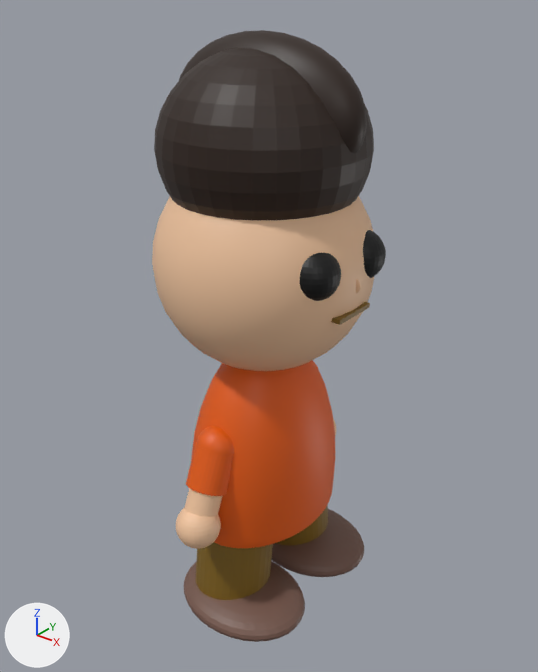
One commit to the glTF model frontend/assets/models/avatar/hair/hair_short.glb: the scene before it, then after it.
One viewpoint serves both versions: a 50 mm camera at (17.6, -21.7, 26.8) aimed at (0.1, 0.2, 13.2). The lights are fixed; the arrows at lower left show +X, +Y and +Z. The first picture is the older version. Where no turn or scale is listed for an object, it has been applied to the vertices.

The first picture shows 'body', 'hair', 'hair_short', 'head', 'left_arm', 'left_eye', 'left_hand', 'left_leg', 'left_shoe', 'left_shoulder', 'left_sleve', 'mouth', 'nose', 'right_eye', 'right_leg', 'right_shoe'.
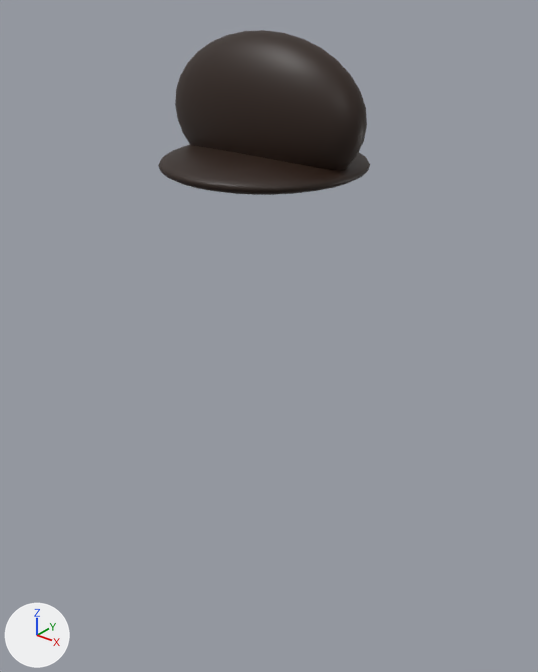
What changed in the scene script:
```text
Remove ob_head:
    ob_head = bpy.data.objects.new('head', me_sphere)
    ob_head.location = (0.0, 0.0, 16.59)
Remove ob_left_eye:
    ob_left_eye = bpy.data.objects.new('left_eye', me_sphere_001)
    ob_left_eye.location = (3.41, -1.5, 17.23)
Remove ob_right_eye:
    ob_right_eye = bpy.data.objects.new('right_eye', me_sphere_002)
    ob_right_eye.location = (3.63, 1.17, 17.28)
Remove ob_mouth:
    ob_mouth = bpy.data.objects.new('mouth', me_cube_001)
    ob_mouth.location = (3.77, -0.19, 15.54)
Remove ob_nose:
    ob_nose = bpy.data.objects.new('nose', me_sphere_003)
    ob_nose.location = (4.23, -0.08, 16.59)
    ob_nose.rotation_euler = (-1.589, -0.0452, 3.033)  # degrees (-91, -2.6, 174)
    ob_nose.scale = (-0.325, -0.325, -0.0669)
Remove ob_hair:
    ob_hair = bpy.data.objects.new('hair', me_sphere_004)
    ob_hair.location = (0.0, 0.0, 21.0)
    ob_hair.rotation_euler = (0.0, 0.0, 3.142)  # degrees (0, 0, 180)
    ob_hair.scale = (-4.04, -4.04, -3.59)
Remove ob_body:
    ob_body = bpy.data.objects.new('body', me_sphere_005)
    ob_body.location = (0.0, 0.0, 6.44)
Remove ob_left_sleve:
    ob_left_sleve = bpy.data.objects.new('left_sleve', me_cylinder)
    ob_left_sleve.location = (0.08, -3.56, 8.62)
Remove ob_left_arm:
    ob_left_arm = bpy.data.objects.new('left_arm', me_cylinder_002)
    ob_left_arm.location = (0.15, -4.25, 7.21)
Remove ob_left_shoulder:
    ob_left_shoulder = bpy.data.objects.new('left_shoulder', me_sphere_006)
    ob_left_shoulder.location = (0.09, -3.19, 9.49)
Remove ob_left_hand:
    ob_left_hand = bpy.data.objects.new('left_hand', me_sphere_008)
    ob_left_hand.location = (0.21, -4.63, 6.4)
Remove ob_left_leg:
    ob_left_leg = bpy.data.objects.new('left_leg', me_cylinder_004)
    ob_left_leg.location = (0.0, -2.2, 3.34)
Remove ob_right_leg:
    ob_right_leg = bpy.data.objects.new('right_leg', me_cylinder_005)
    ob_right_leg.location = (0.0, 2.17, 3.34)
Remove ob_left_shoe:
    ob_left_shoe = bpy.data.objects.new('left_shoe', me_sphere_010)
    ob_left_shoe.location = (0.75, -2.53, 1.37)
Remove ob_right_shoe:
    ob_right_shoe = bpy.data.objects.new('right_shoe', me_sphere_011)
    ob_right_shoe.location = (0.75, 2.44, 1.28)
```

What differs and where, as boxes [x1, y1, x2, y2] in the pictures (538 x 672 px):
'hair', deleted
    before: [154, 48, 374, 220]
'head', deleted (beige)
    before: [152, 196, 374, 371]
'body', deleted (orange)
    before: [191, 360, 335, 548]
'left_shoe', deleted (brown)
    before: [184, 561, 305, 642]
'left_leg', deleted
    before: [196, 542, 273, 600]
'right_shoe', deleted (brown)
    before: [271, 509, 364, 577]
'left_sleve', deleted (orange)
    before: [186, 442, 233, 496]
'left_eye', deleted (black)
    before: [300, 253, 341, 301]
'left_hand', deleted (beige)
    before: [176, 508, 221, 549]
'right_eye', deleted (black)
    before: [363, 230, 386, 278]
'left_shoulder', deleted (orange)
    before: [196, 426, 234, 457]
'left_arm', deleted (beige)
    before: [184, 488, 223, 517]
'right_leg', deleted
    before: [277, 505, 328, 545]
'mouth', deleted
    before: [331, 302, 370, 325]
'nose', deleted
    before: [356, 279, 361, 293]
'hair_short', unchanged, uncovered by the edit
    before: [179, 30, 367, 153]
    after: [158, 30, 370, 195]
